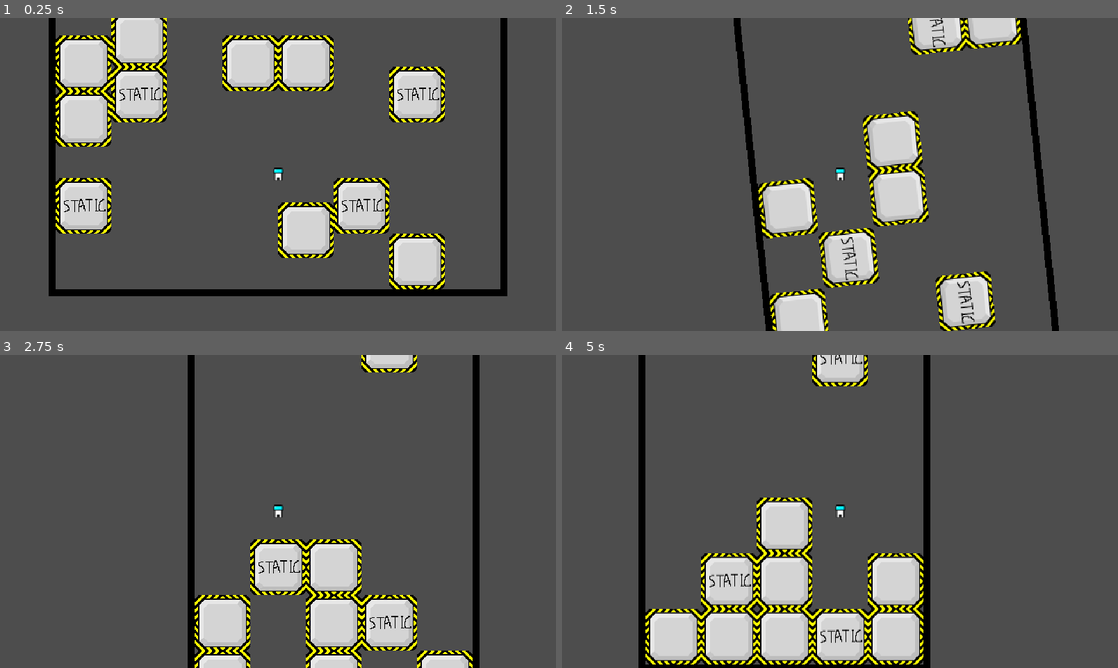
Above: before the commit, frames 1-4 (two rows, left to right).
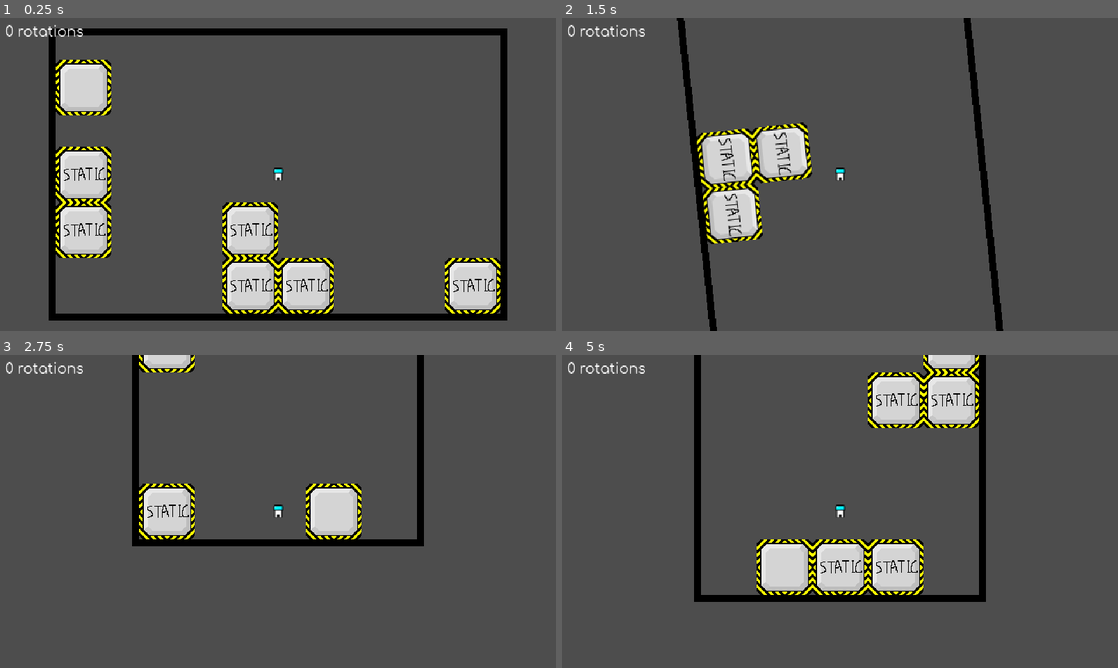
Above: after the commit, the same moments.

Repository: wojtekmal/escape-blocks
Game: Godot game, scene res://Levels/test_level_template.tscn
Two runs of this game, one before a commit and one after it. Both use one fixed random seed, a clock stepped at 60 frames per second and the inputs below. This scene is started directly instead of the project's main scene.
Inputs:
- Up to frame 1 (0.25 s): no input
- Up to frame 2 (1.5 s): hold Right (gravity_right) 0.53-1.28 s; tap W (jump) at 0.77 s; hold Left (gravity_left) from 1.28 s (still down)
- Up to frame 3 (2.75 s): tap W (jump) at 1.52 s; release Left (gravity_left) at 2.03 s; hold Right (gravity_right) from 2.03 s (still down)
- Up to frame 4 (5 s): release Right (gravity_right) at 2.78 s; hold Up (gravity_up) 2.78-3.53 s; tap W (jump) at 3.02, 3.77, 4.52 s; hold Left (gravity_left) from 3.53 s (still down)

The runs differ from the first frame. In frame 1, 31% of the frame differs, in the area x 1-92%, y 0-97%; in frame 2, 22%; in frame 3, 19%; in frame 4, 26%.

Commit message:
counter

Diff:
--- a/engine/Levels/LevelTemplate.gd
+++ b/engine/Levels/LevelTemplate.gd
@@ -2,9 +2,6 @@
 class_name LevelTemplate
 extends Node2D
 
-# Declare member variables here. Examples:
-# var a = 2
-# var b = "text"
 #export var boardWidth: int := 1 : set = update_board_width
 #export var boardHeight: int := 1 : set = update_board_height
 @export var board_dimensions : Vector2i : set = set_board_dimensions
--- a/engine/Levels/LevelTemplate.tscn
+++ b/engine/Levels/LevelTemplate.tscn
@@ -8,6 +8,7 @@
 [ext_resource type="Texture2D" uid="uid://co07xqs3hmj10" path="res://textures/block.png" id="7_oxuh3"]
 [ext_resource type="Texture2D" uid="uid://bgq60xm1ldmss" path="res://textures/static_block.png" id="8_emeda"]
 [ext_resource type="Texture2D" uid="uid://5y23edqo0olg" path="res://textures/wall_block.png" id="8_pagpe"]
+[ext_resource type="PackedScene" uid="uid://bbfxt5tqpp2n4" path="res://counter.tscn" id="9_pbxjo"]
 
 [sub_resource type="TileSetAtlasSource" id="TileSetAtlasSource_ja7cw"]
 texture = ExtResource("3")
@@ -102,12 +103,6 @@
 board_dimensions = Vector2i(8, 5)
 metadata/_edit_horizontal_guides_ = []
 
-[node name="Player" parent="." instance=ExtResource("1")]
-collision_layer = 2
-collision_mask = 1
-board_cords = Vector2i(3, 2)
-board_dimensions = Vector2i(8, 5)
-
 [node name="BoardLimits" type="TileMap" parent="."]
 tile_set = SubResource("2")
 format = 2
@@ -120,8 +115,17 @@
 script = ExtResource("6_lnp4p")
 
 [node name="Walls" type="TileMap" parent="." groups=["walls"]]
+visible = false
 position = Vector2(-256, -160)
 tile_set = SubResource("TileSet_srb8s")
 cell_quadrant_size = 64
 format = 2
-layer_0/tile_data = PackedInt32Array(65536, 1, 0, 1, 1, 0, 4, 1, 0, 3, 1, 0, 196612, 1, 0, 262150, 1, 0, 196613, 2, 0, 65542, 2, 0, 196608, 2, 0, 65537, 2, 0)
+layer_0/tile_data = PackedInt32Array(262147, 2, 0, 196608, 2, 0, 196611, 2, 0, 131072, 2, 0, 262151, 2, 0, 262148, 2, 0)
+
+[node name="Player" parent="." instance=ExtResource("1")]
+collision_layer = 2
+collision_mask = 1
+board_cords = Vector2i(3, 2)
+board_dimensions = Vector2i(8, 5)
+
+[node name="Counter" parent="." instance=ExtResource("9_pbxjo")]
--- /dev/null
+++ b/engine/counter.tscn
@@ -0,0 +1,22 @@
+[gd_scene load_steps=2 format=3 uid="uid://bbfxt5tqpp2n4"]
+
+[ext_resource type="FontFile" uid="uid://dlrlmq6vw5heb" path="res://fonts/comfortaa/static/Comfortaa-Regular.ttf" id="1_7ofo6"]
+
+[node name="Counter" type="Control"]
+layout_mode = 3
+anchors_preset = 15
+anchor_right = 1.0
+anchor_bottom = 1.0
+grow_horizontal = 2
+grow_vertical = 2
+
+[node name="CanvasLayer" type="CanvasLayer" parent="."]
+
+[node name="RichTextLabel" type="RichTextLabel" parent="CanvasLayer"]
+offset_left = 6.0
+offset_top = 6.0
+offset_right = 186.0
+offset_bottom = 46.0
+theme_override_fonts/normal_font = ExtResource("1_7ofo6")
+text = "0 rotations"
+tab_size = 1
--- a/engine/scripts/Player.gd
+++ b/engine/scripts/Player.gd
@@ -17,17 +17,8 @@
 @onready var _animated_sprite = $AnimatedSprite2D
 @onready var StandingHitBox = $StandingHitBox
 @onready var CrawlingHitBox = $CrawlingHitBox
-#@onready var rotation_timer = $RotationTimer
-
-func _ready():
-	pass
-	#rotation_timer.timeout.connect(_end_of_rotation)
-
-func _physics_process(delta: float) -> void:
-	pass
 
 func _process(delta: float) -> void:
-	#manage_changing_gravity(delta)
 	animations()
 
 func get_direction() -> Vector2:
Not shown: 1 places in engine/Levels/LevelTemplate.tscn that only renumber resources
